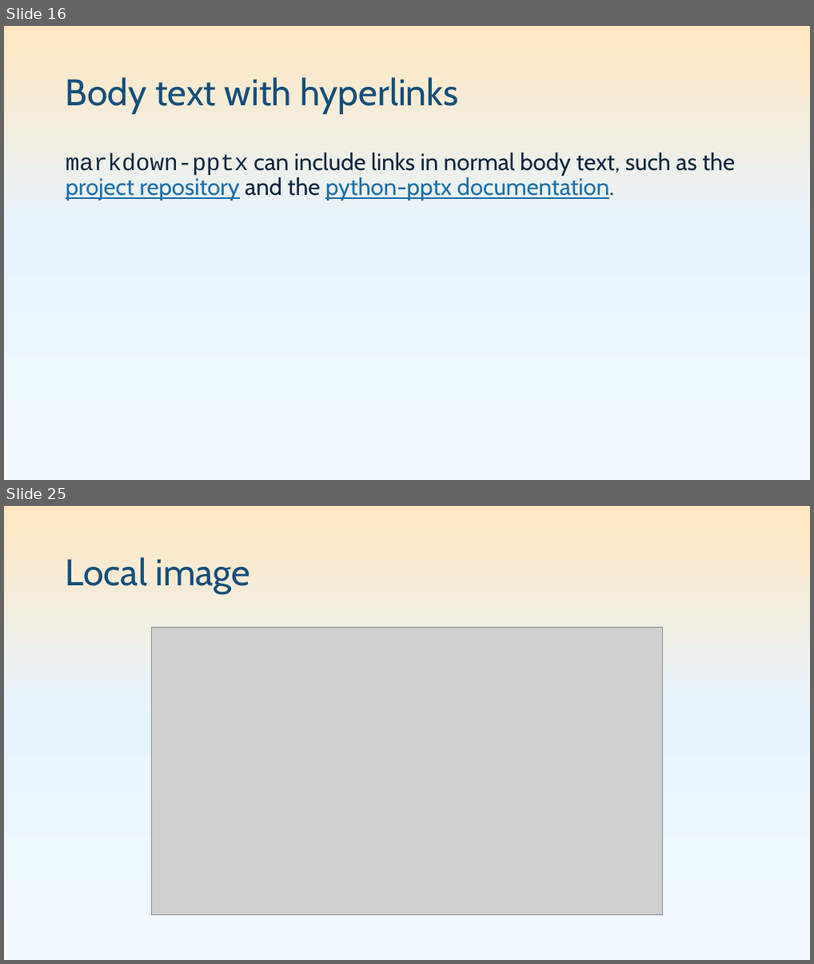
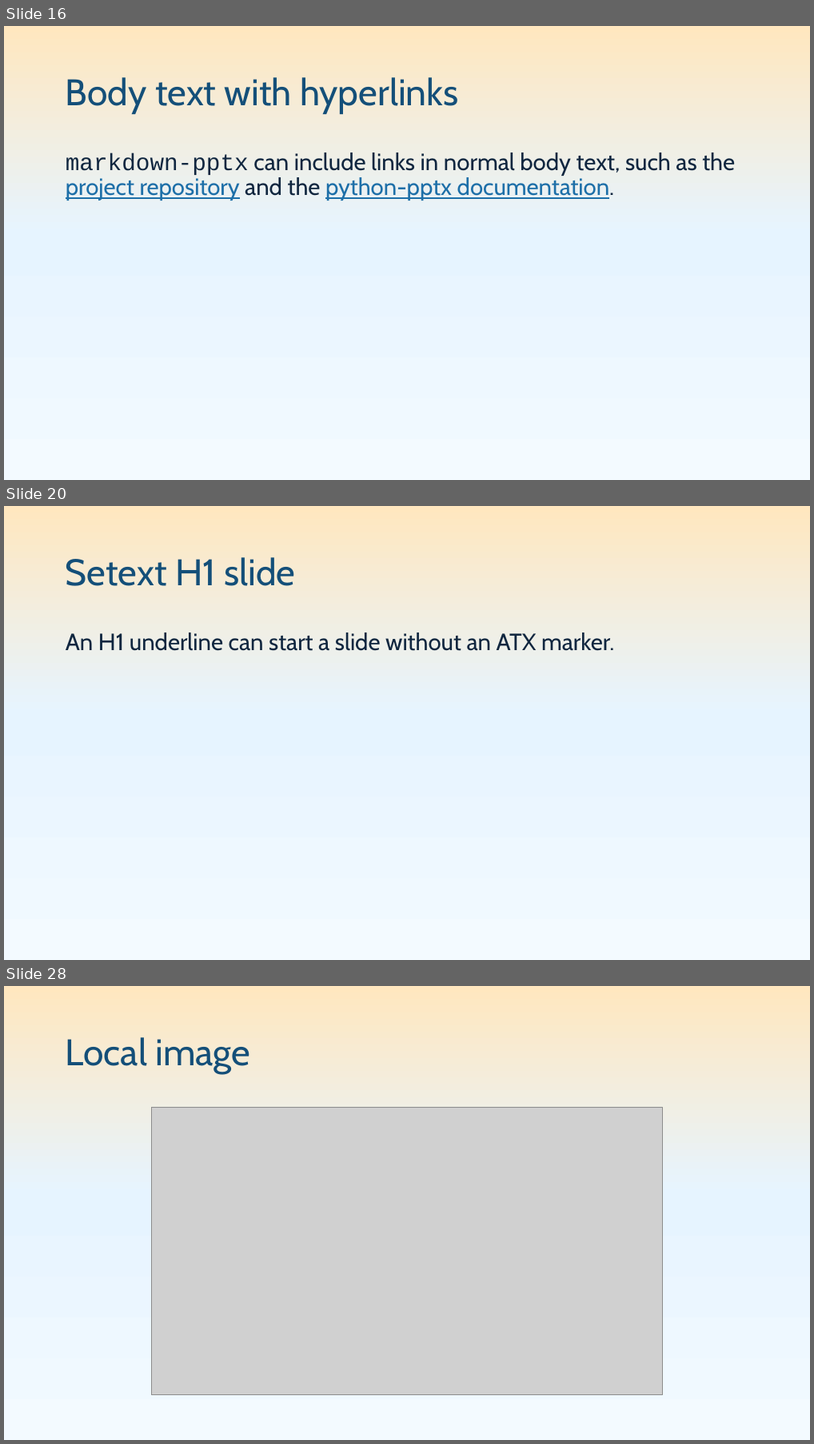
Before and after one commit to pseudosavant/markdown-pptx, a slide deck: sample/showcase.pptx. Shown one above the other, each under a label of ours: slides 16 and 25 before the commit, slides 16, 20 and 28 after it; the slides between them are not shown. The pictures are 814x964 and 814x1444 pixels, drawn with LibreOffice and Linux fonts; fonts in the diff are those of the drawing; grey boxes stand for pictures. Boxes give left, top, right and bottom in pixels: in the first picture for what was removed or moved away, otherwise in the second. Text is boxed around its words. In the diff, an @@ line names an element or a change of style, - is before the commit and + after.

```diff
--- a/sample/showcase.pptx
+++ b/sample/showcase.pptx
@@ slide 20 added at box(4, 506, 810, 960), background gradient #F3FAFF to #E6F4FF to #FFE7BF @@
@@ title added at box(66, 557, 295, 586), 44 pt, text #144F79 @@
+Setext H1 slide
@@ text added at box(66, 632, 614, 651), 28 pt, text #10263F @@
+An H1 underline can start a slide without an ATX marker.
@@ what was slide 25 is now slide 28 @@
```
Also in this commit, not shown: 8 slides changed, 2 other slides added, 16 other files.
